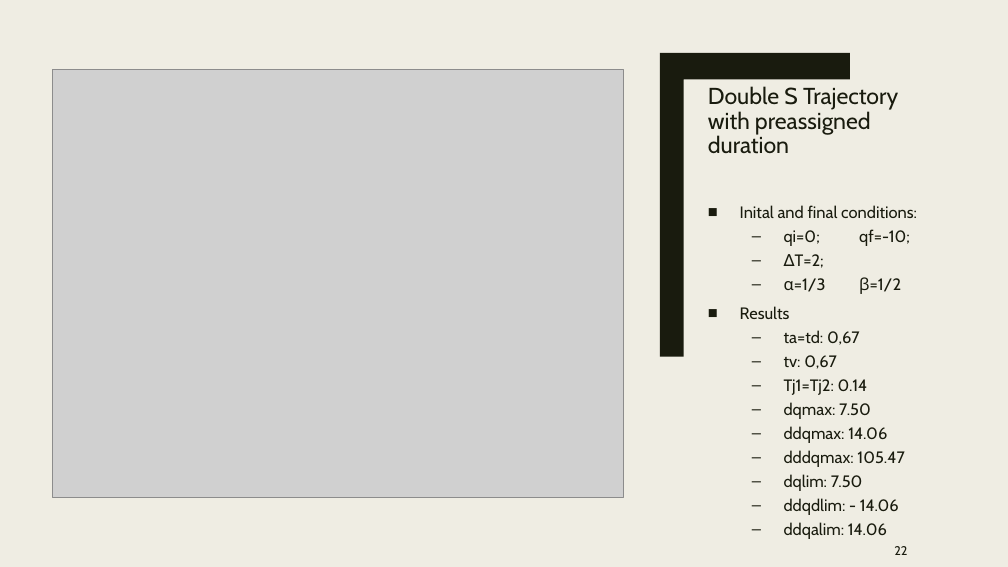
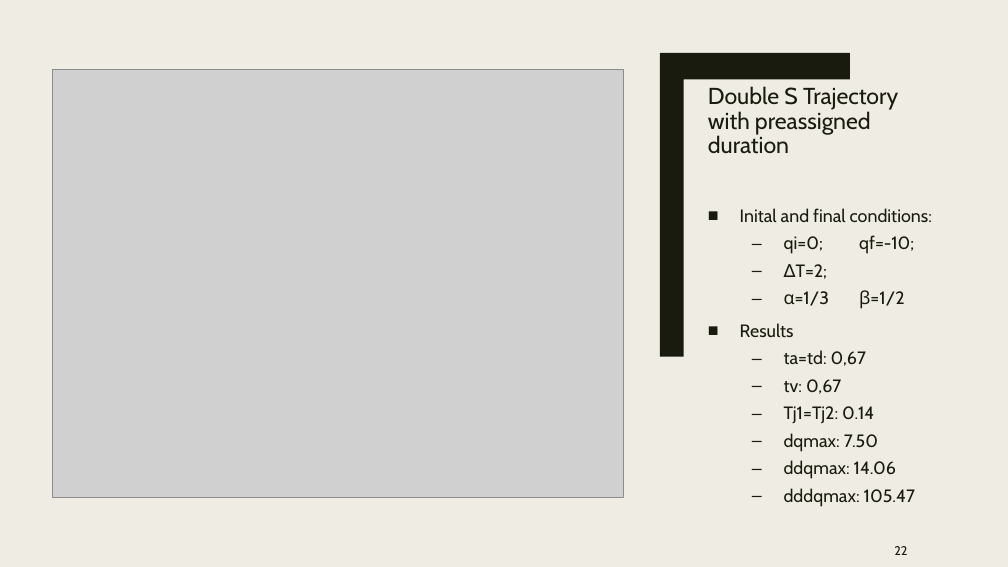
Before and after one commit to nicolamarchiotto/Robotics-Vision-and-Control, a slide deck: slide 22 of Homeworks/RVC_presentation.pptx. Drawn at 1008x567 pixels with LibreOffice and Linux fonts; fonts in the diff are those of the drawing; grey boxes stand for pictures. Boxes give left, top, right and bottom in pixels: in the first picture for what was removed or moved away, otherwise in the second. Text is boxed around its words. In the diff, an @@ line names an element or a change of style, - is before the commit and + after.

```diff
--- a/Homeworks/RVC_presentation.pptx
+++ b/Homeworks/RVC_presentation.pptx
@@ text "Inital and final conditions:" at (x1=740, y1=208, x2=932, y2=507): size 15.7 to 17 pt; line spacing 0.84 to 0.94 @@
@@ text at (x1=784, y1=474, x2=899, y2=539): paragraphs removed @@
-  – dqlim: 7.50
-  – ddqdlim: - 14.06
-  – ddqalim: 14.06
```
Also in this commit, not shown: 11 other slides changed, 2 slides added, 2 slides removed, 47 other files.
